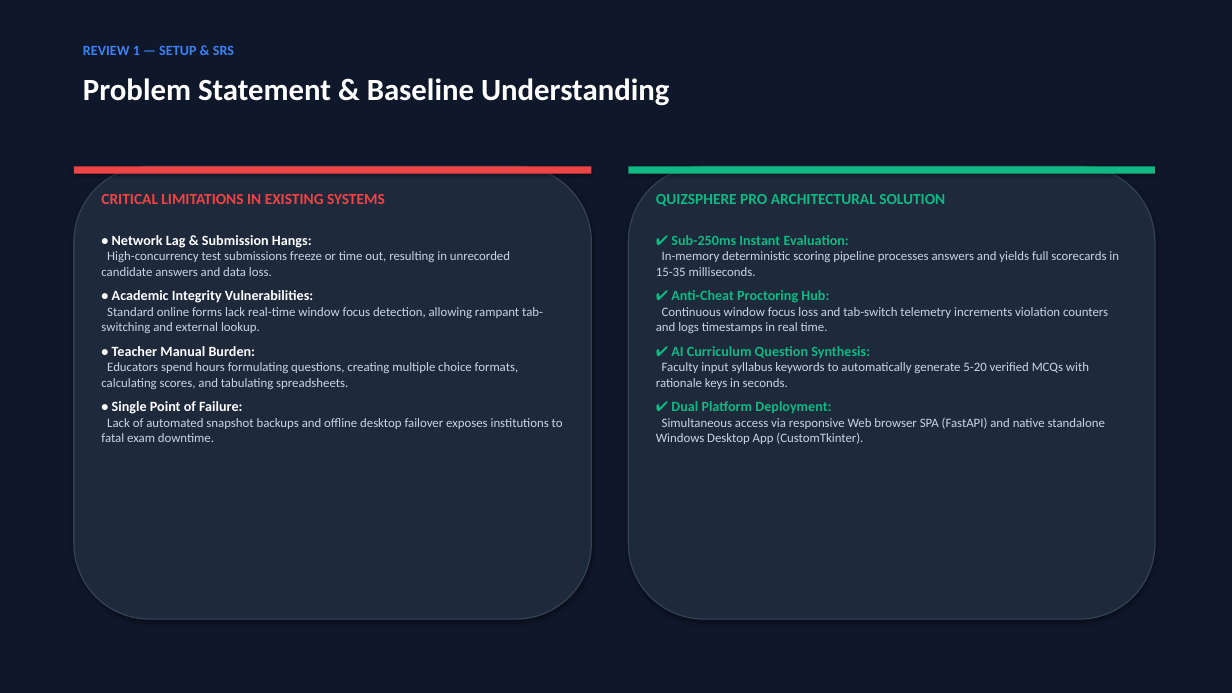
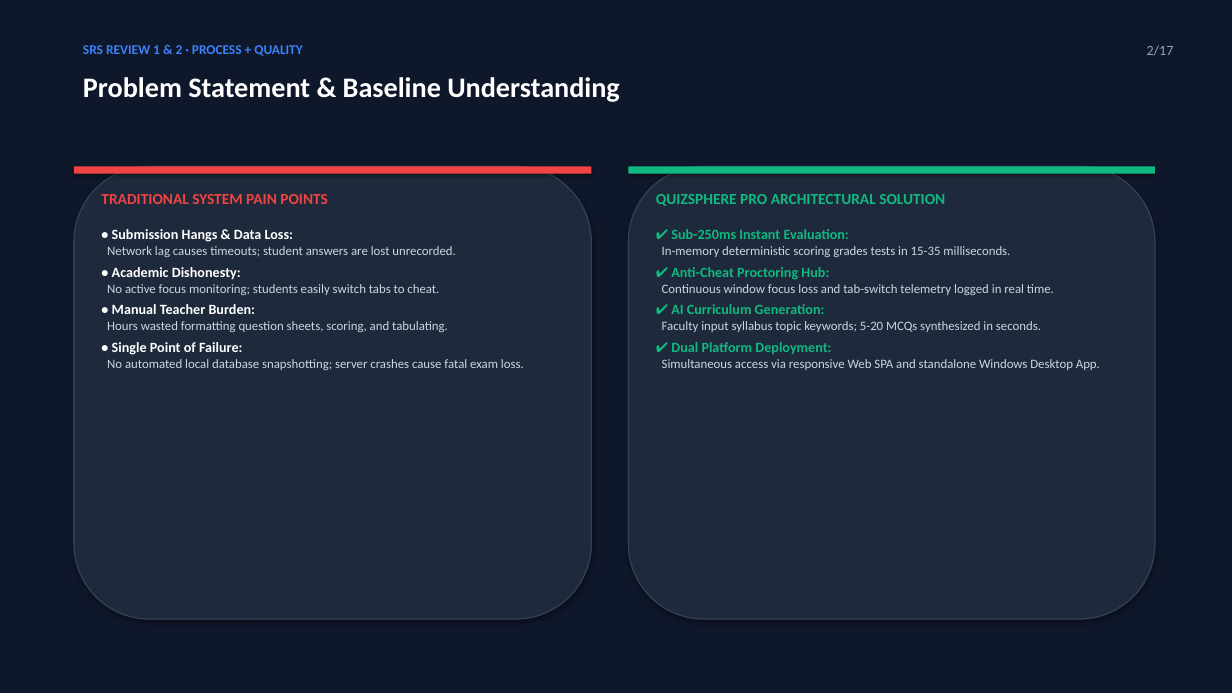
Before and after one commit to Vanshika071417/Online_Quiz_System, a slide deck: slide 2 of QuizSphere_Review_1_Presentation.pptx. Drawn at 1232x693 pixels with LibreOffice and Linux fonts; fonts in the diff are those of the drawing. Boxes give left, top, right and bottom in pixels: in the first picture for what was removed or moved away, otherwise in the second. Text is boxed around its words. In the diff, an @@ line names an element or a change of style, - is before the commit and + after.

Commit message:
docs: streamline presentation to compact 17 slides covering all Review 1 and 2 topics

```diff
--- a/QuizSphere_Review_1_Presentation.pptx
+++ b/QuizSphere_Review_1_Presentation.pptx
@@ text at [83,45,302,56]: text changed; size 11 to 10.5 pt @@
-REVIEW 1 — SETUP & SRS
+SRS REVIEW 1 & 2 · PROCESS + QUALITY
@@ text added at [1147,45,1174,55], 11 pt, text #94A3B8 @@
+2/17
@@ text "Problem Statement & Baseline Understanding" at [83,77,620,102]: size 24 to 22 pt @@
@@ text "TRADITIONAL SYSTEM PAIN POINTS" at [101,194,524,370]: less space between paragraphs @@
@@ text at [101,194,455,332]: text changed @@
-CRITICAL LIMITATIONS IN EXISTING SYSTEMS
-• Network Lag & Submission Hangs:
-High-concurrency test submissions freeze or time out, resulting in unrecorded candidate answers and data loss.
-• Academic Integrity Vulnerabilities:
-Standard online forms lack real-time window focus detection, allowing rampant tab-switching and external lookup.
-• Teacher Manual Burden:
-Educators spend hours formulating questions, creating multiple choice formats, calculating scores, and tabulating spreadsheets.
+TRADITIONAL SYSTEM PAIN POINTS
+• Submission Hangs & Data Loss:
+Network lag causes timeouts; student answers are lost unrecorded.
+• Academic Dishonesty:
+No active focus monitoring; students easily switch tabs to cheat.
+• Manual Teacher Burden:
+Hours wasted formatting question sheets, scoring, and tabulating.
@@ text at [656,194,945,239]: less space between paragraphs @@
@@ text at [662,246,1010,257]: text changed @@
-In-memory deterministic scoring pipeline processes answers and yields full scorecards in 15-35 milliseconds.
+In-memory deterministic scoring grades tests in 15-35 milliseconds.
@@ text at [662,284,1054,332]: text changed @@
-Continuous window focus loss and tab-switch telemetry increments violation counters and logs timestamps in real time.
-✔ AI Curriculum Question Synthesis:
-Faculty input syllabus keywords to automatically generate 5-20 verified MCQs with rationale keys in seconds.
+Continuous window focus loss and tab-switch telemetry logged in real time.
+✔ AI Curriculum Generation:
+Faculty input syllabus topic keywords; 5-20 MCQs synthesized in seconds.
@@ text at [107,359,524,370]: text changed @@
-Lack of automated snapshot backups and offline desktop failover exposes institutions to fatal exam downtime.
+No automated local database snapshotting; server crashes cause fatal exam loss.
@@ text at [662,359,1100,370]: text changed @@
-Simultaneous access via responsive Web browser SPA (FastAPI) and native standalone Windows Desktop App (CustomTkinter).
+Simultaneous access via responsive Web SPA and standalone Windows Desktop App.
```
Also in this commit, not shown: 7 other slides changed, 9 slides added, 6 slides removed, 4 other files.
